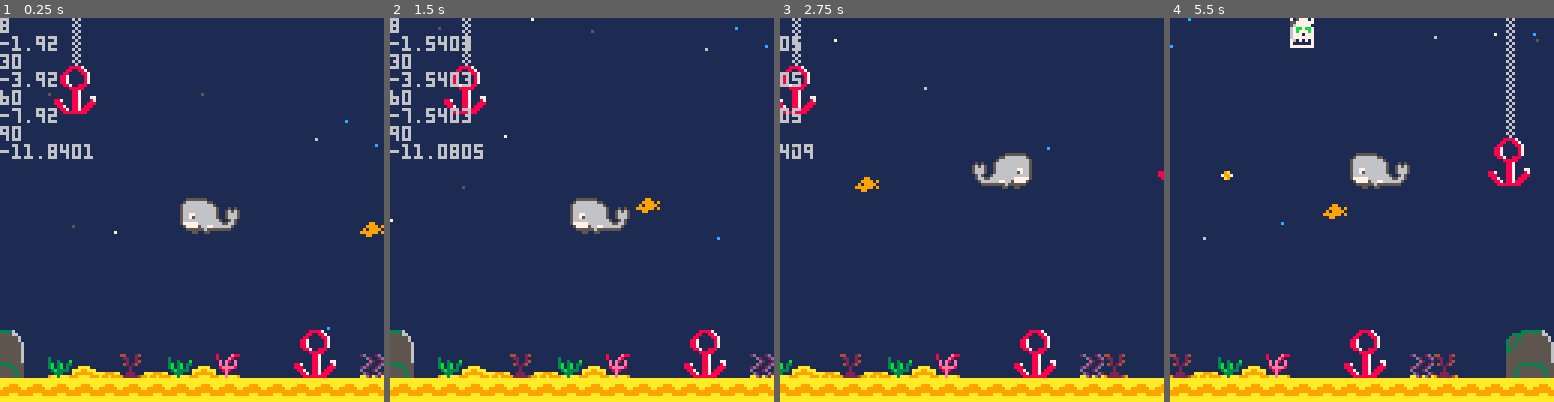
Above: before the commit, frames 1-4 (left to right).
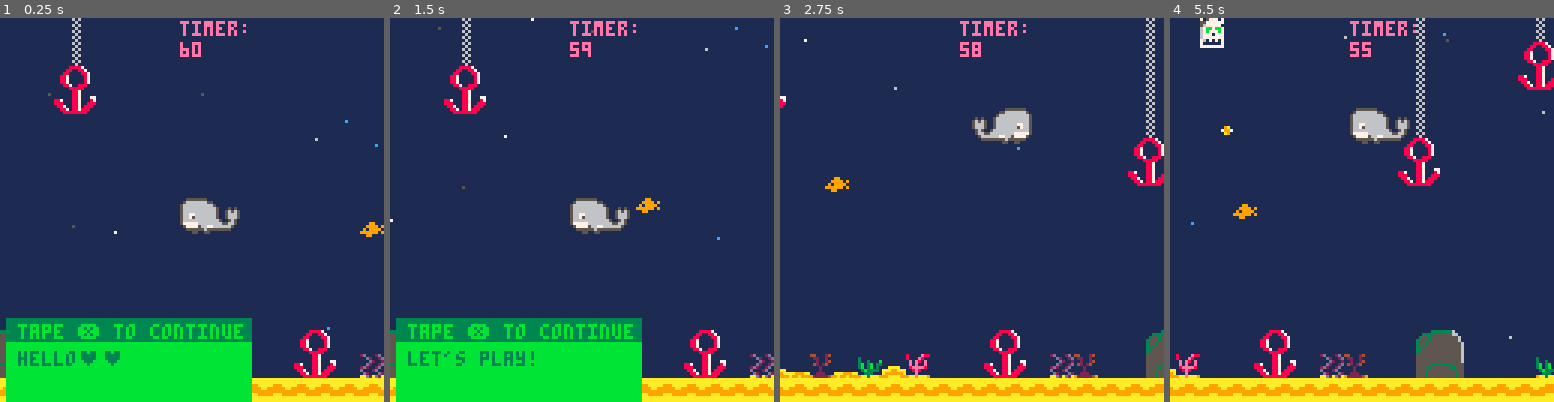
Above: after the commit, the same moments.

Repository: Adrilabelle/projet-collectif-pico-8-mobyEdit-Adri
Game: PICO-8 cartridge moby let play.p8
The game is run twice, just before and just after one commit, with the same random seed, the same clock (stepped at 60 frames per second) and the same inputs.
Inputs:
- Up to frame 1 (0.25 s): no input
- Up to frame 2 (1.5 s): tap X (X key) at 0.33, 1.07 s
- Up to frame 3 (2.75 s): hold Right 1.6-2.1 s; tap X (X key) at 1.85 s; hold Up 2.15-2.42 s; hold Right from 2.47 s (still down)
- Up to frame 4 (5.5 s): tap X (X key) at 2.97, 4.08, 5.2 s; release Right at 3.03 s; hold Left 3.08-3.58 s; hold Down 3.63-3.97 s; hold Right 4.02-4.68 s; hold Up 4.73-5.03 s; hold Left from 5.08 s (still down)

The runs differ from the first frame. In frame 1, 16% of the frame differs, in the area x 0-66%, y 0-100%; in frame 2, 16%; in frame 3, 9.8%; in frame 4, 13%.

Commit message:
ajout message + timer+ nettoyage de code

Diff:
--- a/moby let play.p8
+++ b/moby let play.p8
@@ -6,6 +6,10 @@
 	create_player()
 --bullets
 	bullets={}
+	--message
+	init_msg()
+	--timer
+	timer_init()
 
 --dechets
 	dechets={}
@@ -41,7 +46,12 @@
 	update_bubbles()
 --camera
 	update_camera()
-end
+	--message
+	update_msg()
+--timer
+	timer_update()
+end
+
 function _draw()
 --map
 	cls()
@@ -59,6 +69,11 @@
 	draw_bullets ()
 --bubbles
 	draw_bubbles()
+--message
+	draw_msg()
+--timer
+ timer_draw()
+
 end
 -->8
 --map
@@ -287,9 +302,8 @@
 			create_dechet()
 	end
 end
+
 function draw_dechet()
- print(new_dechet.x)
-	print(new_dechet.y)
 	for f in all(dechets) do
 				spr(
 				f.sprite,
@@ -325,9 +339,8 @@
 			create_dechet1()
 	end
 end
+
 function draw_dechet1()
- print(new_dechet1.x)
-	print(new_dechet1.y)
 	for f in all(dechets1) do
 				spr(
 				f.sprite,
@@ -363,9 +376,8 @@
 			create_dechet2()
 	end
 end
+
 function draw_dechet2()
- print(new_dechet2.x)
-	print(new_dechet2.y)
 	for f in all(dechets2) do
 				spr(
 				f.sprite,
@@ -401,9 +413,8 @@
 			create_dechet3()
 	end
 end
+
 function draw_dechet3()
- print(new_dechet3.x)
-	print(new_dechet3.y)
 	for f in all(dechets3) do
 				spr(
 				f.sprite,
@@ -416,16 +427,7 @@
 end
 -->8
 --collision
---function collision(a,b)
---		if a.x>b.y
---		or a.y>b.y+8
---		or a.x+8<b.x
---		or a.y+8<b.y then
---			return false
---		else
---			return true
---		end
---end
+
 function collision(a,b)
 	return not (
 													a.x>b.y
@@ -434,6 +436,68 @@
 										or a.y+8<b.y
 										)
 end
+-->8
+	--message
+
+function init_msg()
+	messages={}
+	create_msg("tape ❎ to continue","hello♥♥","my name is\nmoby!","let's play!")
+end
+
+function create_msg(name,...)
+	msg_title=name
+	messages={...}
+end
+
+function update_msg()
+	if btnp(❎) then
+
+
+	deli(messages,1)
+		end
+	if #messages==0 then
+	player_movement()
+	end
+end
+
+function draw_msg()
+	if messages[1] then
+		local y=100
+		if p.y%16>=9 then
+			y=10
+		end
+		--titre
+		rectfill(2,y,11+#msg_title*4,y+7,3)
+		print(msg_title,6,y+2,11)
+		--message
+		rectfill(2,y+8,11+#msg_title*4,y+32,11)
+		print(messages[1],6,y+11,3)
+	end
+end
+-->8
+--timer
+function timer_init()
+	timer=0
+	print_timer=60
+end
+
+function timer_update()
+	timer+=1
+	if timer==30 then
+		print_timer-=1
+		timer=0
+	end
+end
+
+function timer_draw()
+	print ("timer:",p.x*10,1,14)
+	print (print_timer,p.x*10,8,14)
+	if print_timer==0 then
+		cls(14)
+		print ("time's up! game over",p.x+10,p.y+10,2)
+	end
+end
+
 __gfx__
 0000000000555555500000000000000081111e882d1112d100000000111111110000000000000000000000004411124161611111111111188887111111111111
 000000000566666665500000000000008111e81111d2112d00000000311111110000000000000000000000001221121116111111111111881188711111111111
